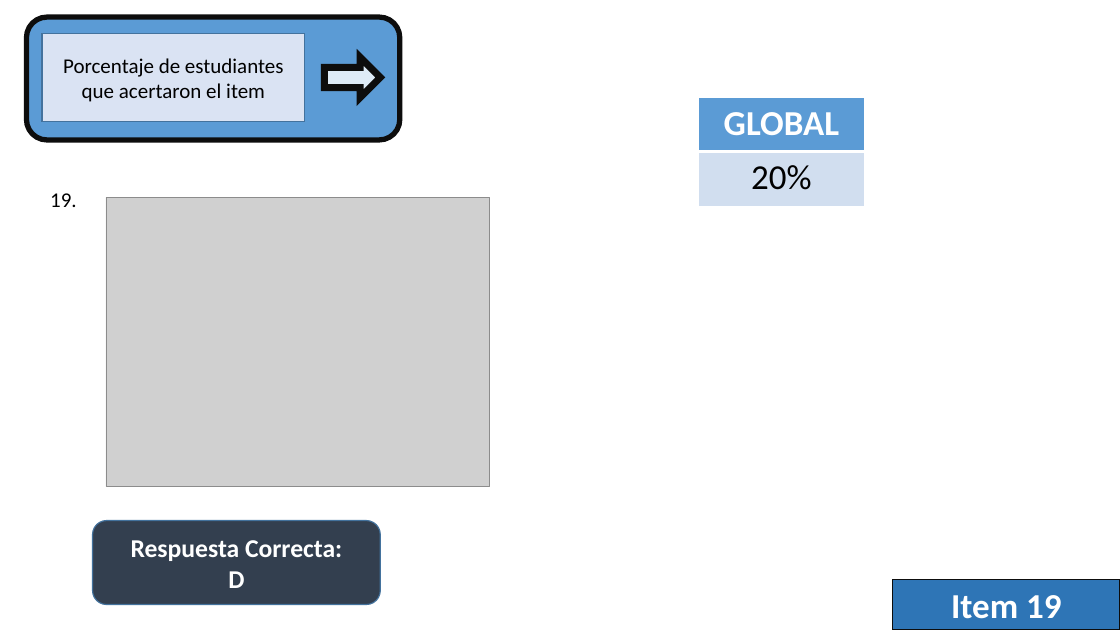
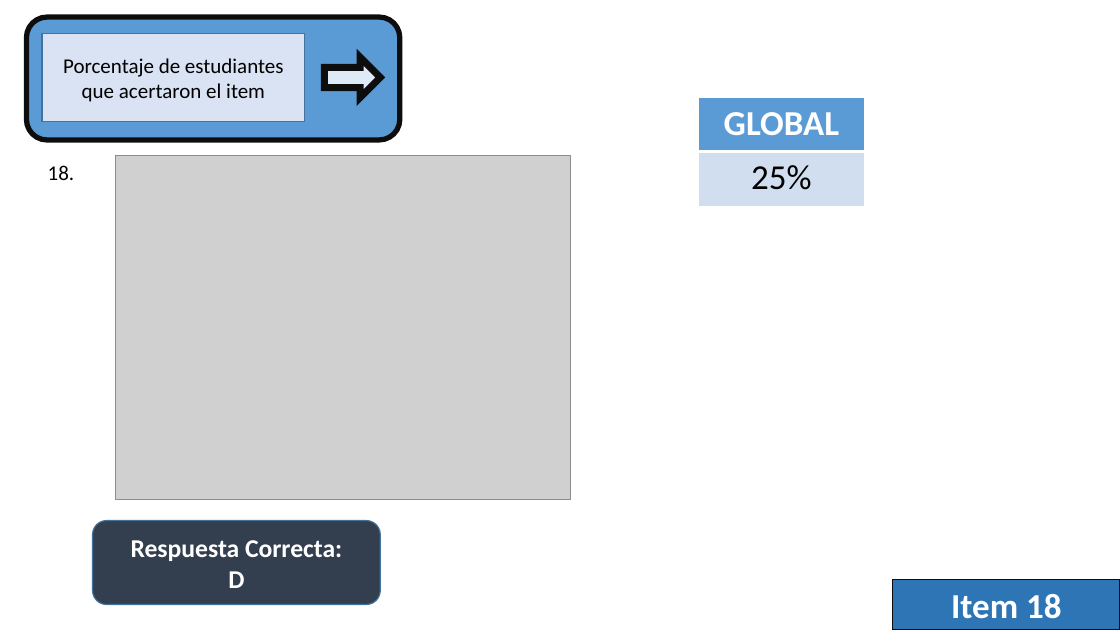
Before and after one commit to Adrifelcha/afchavez-019, a slide deck: slide 10 of Sandy-PrácticaDocente/Netza/Exploratorio_Resultados Generales.pptx. Drawn at 1120x630 pixels with LibreOffice and Linux fonts; fonts in the diff are those of the drawing; grey boxes stand for pictures. Boxes give left, top, right and bottom in pixels: in the first picture for what was removed or moved away, otherwise in the second. Text is boxed around its words. In the diff, an @@ line names an element or a change of style, - is before the commit and + after.

```diff
--- a/Sandy-PrácticaDocente/Netza/Exploratorio_Resultados Generales.pptx
+++ b/Sandy-PrácticaDocente/Netza/Exploratorio_Resultados Generales.pptx
@@ table at (699,97,865,207) @@
-row 2, column 1: 20%
+row 2, column 1: 25%
@@ text added at (48,165,75,180), 18 pt, text #000000 @@
+18.
@@ picture: place and size @@
-picture at (106,197,490,486)
+picture at (116,155,571,500)
@@ text removed at (50,193,77,207) @@
-19.
@@ text in rectangle at (951,594,1061,619): text changed @@
-Item 19
+Item 18
```
Also in this commit, not shown: 11 other slides changed, 19 slides added, 6 slides removed, 12 other files.
